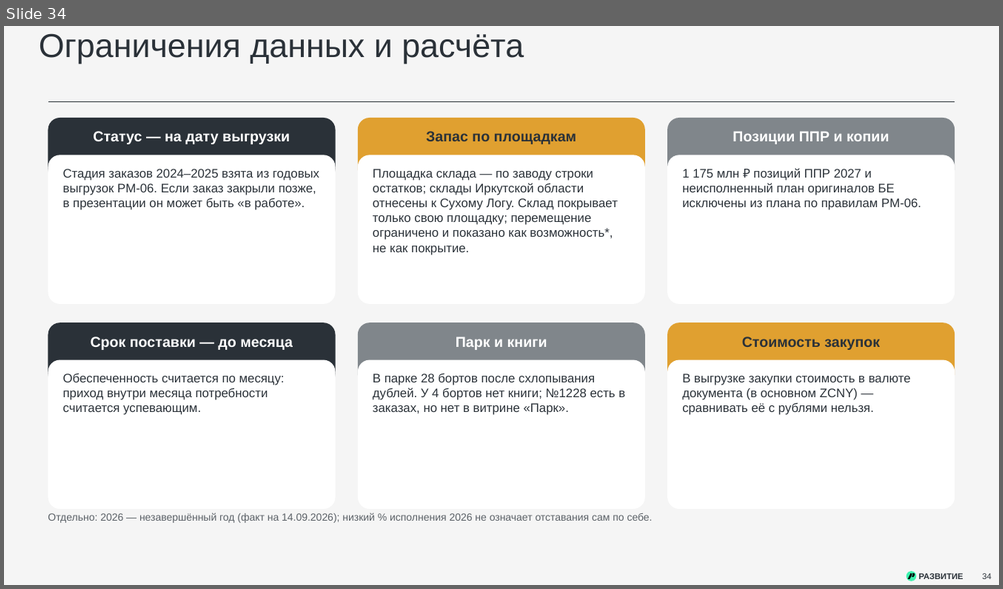
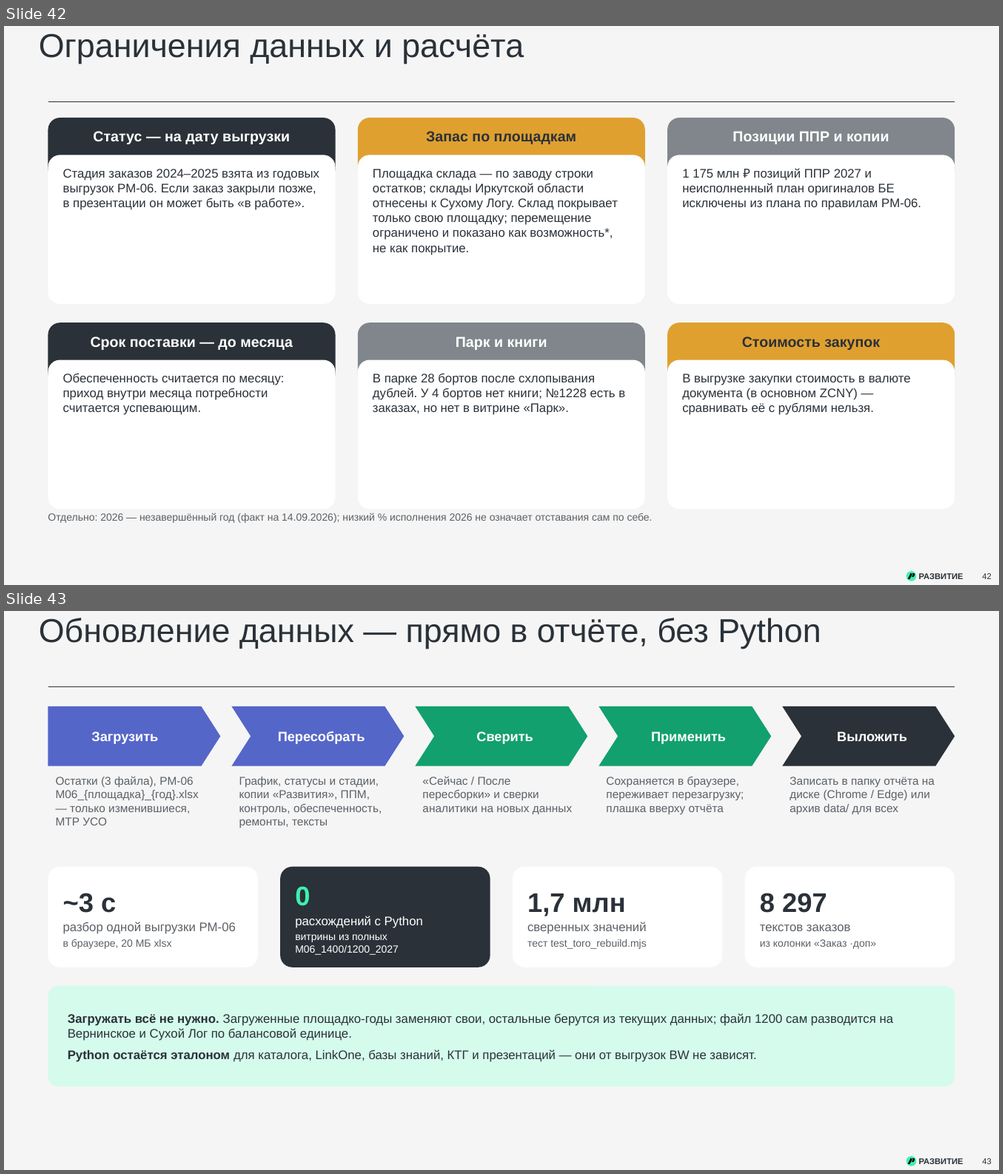
Before and after one commit to victorekuznetsov/TZ, a slide deck: exports/WK_ispolnenie_2024-2026_plan_2027.pptx. Shown one above the other, each under a label of ours: slide 34 before the commit, slides 42 and 43 after it. The pictures are 1003x589 and 1003x1174 pixels, drawn with LibreOffice and Linux fonts; fonts in the diff are those of the drawing. Boxes give left, top, right and bottom in pixels: in the first picture for what was removed or moved away, otherwise in the second. Text is boxed around its words. In the diff, an @@ line names an element or a change of style, - is before the commit and + after.

```diff
--- a/exports/WK_ispolnenie_2024-2026_plan_2027.pptx
+++ b/exports/WK_ispolnenie_2024-2026_plan_2027.pptx
@@ slide 43 added at (4, 611, 999, 1170), background #F5F5F5; not listed: 5 template elements that a slide beside it also shows @@
@@ title added at (39, 618, 820, 649), 32 pt, text #2A3138 @@
+Обновление данных — прямо в отчёте, без Python
@@ pentagon arrow added at (48, 706, 220, 766), fill #5566C9, 13 pt, text #FFFFFF, bold @@
+Загрузить
@@ chevron added at (232, 706, 404, 766), fill #5566C9, 13 pt, text #FFFFFF, bold @@
+Пересобрать
@@ chevron added at (415, 706, 587, 766), fill #12A06E, 13 pt, text #FFFFFF, bold @@
+Сверить
@@ chevron added at (599, 706, 771, 766), fill #12A06E, 13 pt, text #FFFFFF, bold @@
+Применить
@@ chevron added at (782, 706, 955, 766), fill #2A3138, 13 pt, text #FFFFFF, bold @@
+Выложить
@@ text added at (56, 776, 199, 826), 11 pt, text #5B6167 @@
+Остатки (3 файла), PM-06 M06_{площадка}_{год}.xlsx — только изменившиеся, МТР УСО
@@ text added at (239, 777, 381, 828), 11 pt, text #5B6167 @@
+График, статусы и стадии, копии «Развития», ППМ, контроль, обеспеченность, ремонты, тексты
@@ text added at (422, 776, 572, 815), 11 pt, text #5B6167 @@
+«Сейчас / После пересборки» и сверки аналитики на новых данных
@@ text added at (606, 777, 743, 815), 11 pt, text #5B6167 @@
+Сохраняется в браузере, переживает перезагрузку; плашка вверху отчёта
@@ text added at (789, 777, 934, 815), 11 pt, text #5B6167 @@
+Записать в папку отчёта на диске (Chrome / Edge) или архив data/ для всех
@@ rounded rectangle added at (48, 867, 258, 968), fill #FFFFFF @@
@@ rounded rectangle added at (280, 867, 489, 968), fill #2A3138 @@
@@ rounded rectangle added at (513, 867, 723, 968), fill #FFFFFF @@
@@ rounded rectangle added at (745, 867, 955, 968), fill #FFFFFF @@
@@ text added at (63, 893, 236, 949), 12 pt, text #5B6167 @@
+~3 с
+разбор одной выгрузки PM-06
+в браузере, 20 МБ xlsx
@@ text added at (295, 886, 423, 955), 10 pt, text #FFFFFF @@
+0
+расхождений с Python
+витрины из полных M06_1400/1200_2027
@@ text added at (527, 894, 646, 949), 10 pt, text #5B6167 @@
+1,7 млн
+сверенных значений
+тест test_toro_rebuild.mjs
@@ text added at (760, 893, 876, 949), 10 pt, text #5B6167 @@
+8 297
+текстов заказов
+из колонки «Заказ ·доп»
@@ rounded rectangle added at (48, 986, 955, 1087), fill #D5FBEC, 12 pt, text #2A3138 @@
+Загружать всё не нужно. Загруженные площадко-годы заменяют свои, остальные берутся из текущих данных; файл 1200 сам разводится на Вернинское и Сухой Лог по балансовой единице.
+Python остаётся эталоном для каталога, LinkOne, базы знаний, КТГ и презентаций — они от выгрузок BW не зависят.
@@ what was slide 34 is now slide 42 @@
@@ page number at (982, 574, 990, 580): text changed @@
-34
+42
```
Also in this commit, not shown: 3 slides changed, 9 other slides added, 4 other files.
